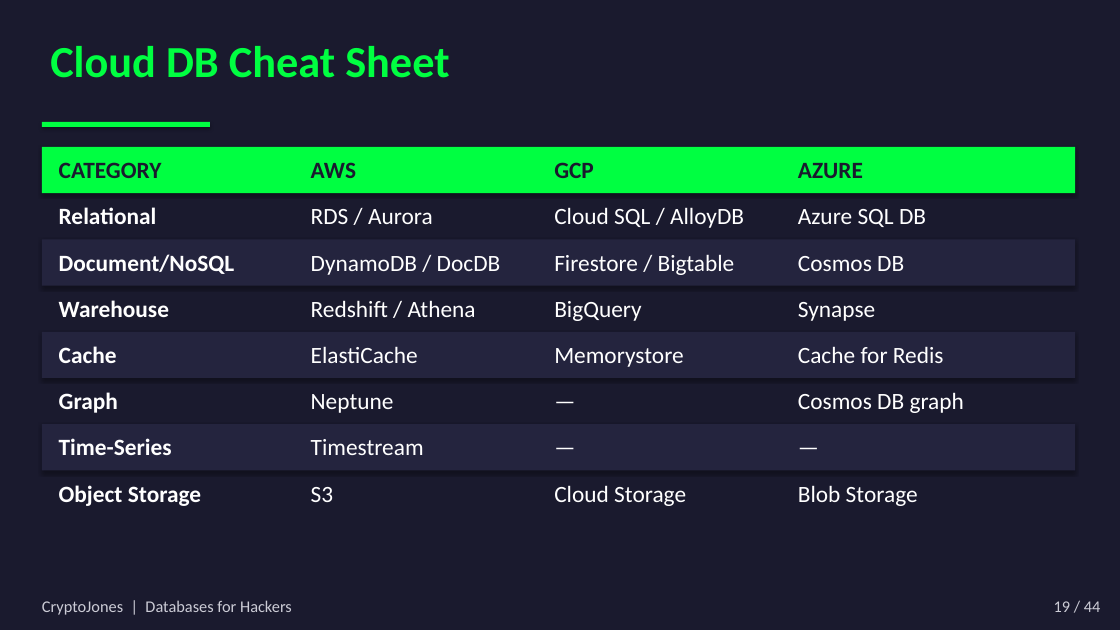
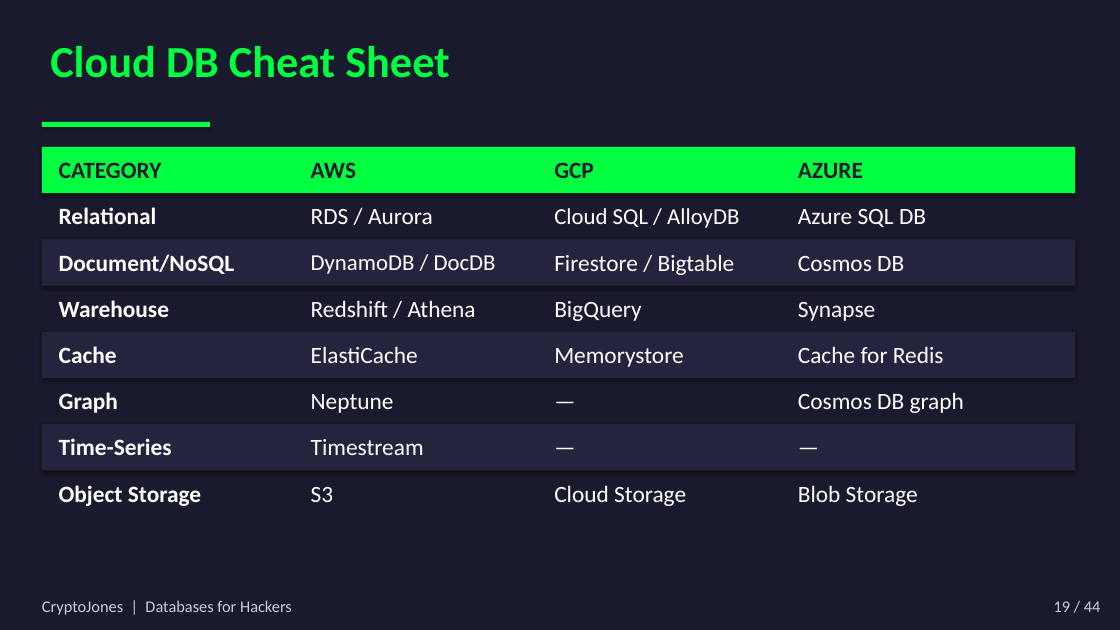
Before and after one commit to CryptoJones/databases-for-hackers, a slide deck: slide 20 of slides.pptx. Drawn at 1120x630 pixels with LibreOffice and Linux fonts; fonts in the diff are those of the drawing. Boxes give left, top, right and bottom in pixels: in the first picture for what was removed or moved away, otherwise in the second. Text is boxed around its words. In the diff, an @@ line names an element or a change of style, - is before the commit and + after.

```diff
--- a/slides.pptx
+++ b/slides.pptx
@@ text "Cloud SQL / AlloyDB" at [554,208,739,228]: size 20 to 19.5 pt @@
@@ text "DynamoDB / DocDB" at [311,255,496,274]: size 20 to 19.5 pt @@
```
Also in this commit, not shown: 8 other slides changed, 3 other files.
